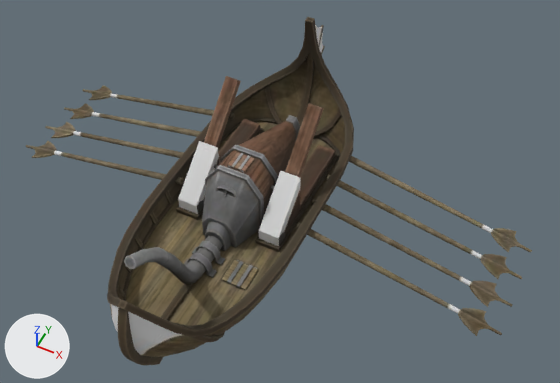
An edit to the glTF model public/assets/unit-models/251-fireship.glb, drawn before and after from the same camera.
The view is the same before and after, from a camera (50 mm lens) standing at (3.79, -5.96, 8.88) and looking at (0.57, 0.48, 0.83). The axes (+X, +Y, +Z) are drawn at lower left. The lights are the same throughout. The first picture is the older version. Vertices at exactly the same position are counted once.
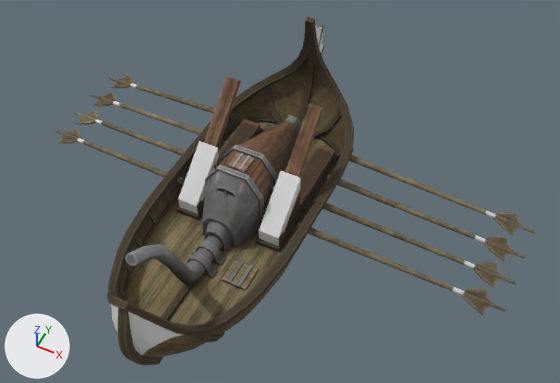
The change, as a diff of the scene's bpy script:
```diff
--- a/public/assets/unit-models/251-fireship.glb.py
+++ b/public/assets/unit-models/251-fireship.glb.py
@@ me_mesh_0 @@
 # used by ob_mesh_0; location = (0.0, 0.0, 0.0)
-me_mesh_0.from_pydata(...)  # 2497 vertices, 4706 faces; spans x -3.98..3.98, y -2.53..3.15, z -0.32..2.17
+me_mesh_0.from_pydata(...)  # 2497 vertices, 4706 faces; spans x -3.88..3.92, y -2.53..3.15, z -0.32..2.17
+# me_mesh_0 part 1: the loose piece of 66 vertices spanning x 0.93..3.98, y 0.58..1.0, z -0.15..0.55 is multiplied about its middle by the matrix ((0.989, -0.146, 0.035), (0.147, 0.989, -0.024), (-0.031, 0.029, 0.999)), then moved by (-0.03, 0.23, -0.05)
+# me_mesh_0 part 2: the loose piece of 66 vertices spanning x 0.93..3.98, y 0.07..0.5, z -0.15..0.55 is multiplied about its middle by the matrix ((0.989, -0.146, 0.035), (0.147, 0.989, -0.024), (-0.031, 0.029, 0.999)), then moved by (-0.03, 0.23, -0.05)
+# me_mesh_0 part 3: the loose piece of 66 vertices spanning x -3.98..-0.93, y 1.09..1.52, z -0.15..0.55 is multiplied about its middle by the matrix ((0.98, 0.194, -0.053), (-0.196, 0.98, -0.029), (0.047, 0.038, 0.998)), then moved by (0.05, 0.3, -0.07)
+# me_mesh_0 part 4: the loose piece of 66 vertices spanning x -3.98..-0.93, y 0.07..0.5, z -0.15..0.55 is multiplied about its middle by the matrix ((0.98, 0.194, -0.053), (-0.196, 0.98, -0.029), (0.047, 0.038, 0.998)), then moved by (0.05, 0.3, -0.07)
+# me_mesh_0 part 5: the loose piece of 66 vertices spanning x -3.98..-0.93, y 0.58..1.0, z -0.15..0.55 is multiplied about its middle by the matrix ((0.98, 0.194, -0.053), (-0.196, 0.98, -0.029), (0.046, 0.039, 0.998)), then moved by (0.05, 0.31, -0.07)
+# me_mesh_0 part 6: the loose piece of 66 vertices spanning x -3.98..-0.93, y 1.62..2.05, z -0.15..0.55 is multiplied about its middle by the matrix ((0.98, 0.194, -0.054), (-0.195, 0.98, -0.029), (0.047, 0.038, 0.998)), then moved by (0.05, 0.31, -0.07)
+# me_mesh_0 part 7: the loose piece of 66 vertices spanning x 0.93..3.98, y 1.62..2.05, z -0.15..0.55 is multiplied about its middle by the matrix ((0.989, -0.146, 0.035), (0.147, 0.989, -0.024), (-0.031, 0.029, 0.999)), then moved by (-0.03, 0.23, -0.05)
+# me_mesh_0 part 8: the loose piece of 66 vertices spanning x 0.93..3.98, y 1.09..1.52, z -0.15..0.55 is multiplied about its middle by the matrix ((0.989, -0.146, 0.035), (0.147, 0.989, -0.024), (-0.031, 0.029, 0.999)), then moved by (-0.03, 0.23, -0.05)
+# me_mesh_0 part 9: all 32 vertices in x -0.11..0.11, y -2.12..-1.31, z 1.01..2.03 are scaled about their middle by (1, 0.981, 1.01), then moved by (0.0, 0.03, 0.02)
+# other edits to the shape of me_mesh_0 do not show in these pictures
 me_mesh_0.materials.append(mat_material_0)
```

What differs and where, as boxes (x1, y1, x2, y2) in the pictures (560 x 383 px; the box of a moved part takes in the faces that stretch with it):
'Mesh_0', reshaped: before (26, 17, 532, 365); after (55, 17, 534, 365)
part 1 of me_mesh_0, moved or reshaped: before (311, 198, 512, 307); after (312, 198, 516, 288)
part 2 of me_mesh_0, moved or reshaped: before (296, 223, 502, 336); after (296, 223, 506, 315)
part 3 of me_mesh_0, moved or reshaped: before (64, 103, 201, 137); after (91, 92, 202, 135)
part 4 of me_mesh_0, moved or reshaped: before (26, 141, 184, 184); after (55, 128, 184, 184)
part 5 of me_mesh_0, moved or reshaped: before (45, 122, 184, 158); after (74, 109, 185, 156)
part 6 of me_mesh_0, moved or reshaped: before (83, 85, 235, 120); after (108, 75, 235, 120)
part 7 of me_mesh_0, moved or reshaped: before (349, 156, 532, 253); after (349, 155, 534, 236)
part 8 of me_mesh_0, moved or reshaped: before (326, 175, 522, 279); after (326, 175, 525, 261)
part 9 of me_mesh_0, moved or reshaped: before (124, 247, 192, 282); after (125, 244, 192, 281)
